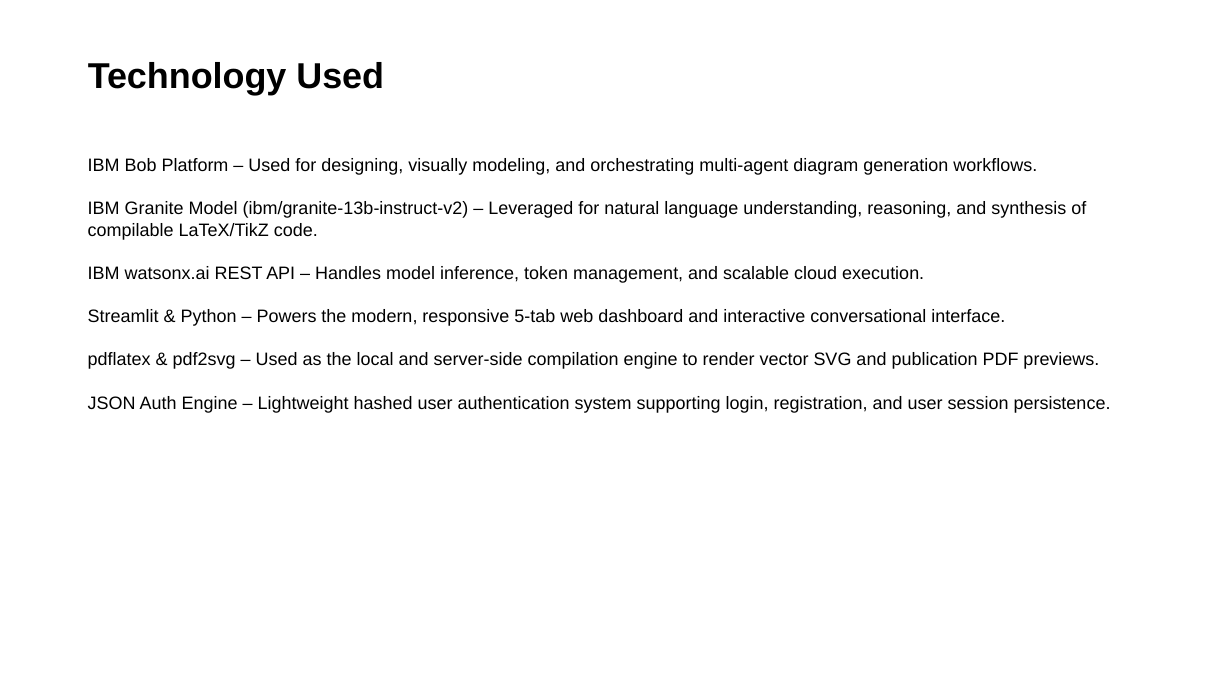
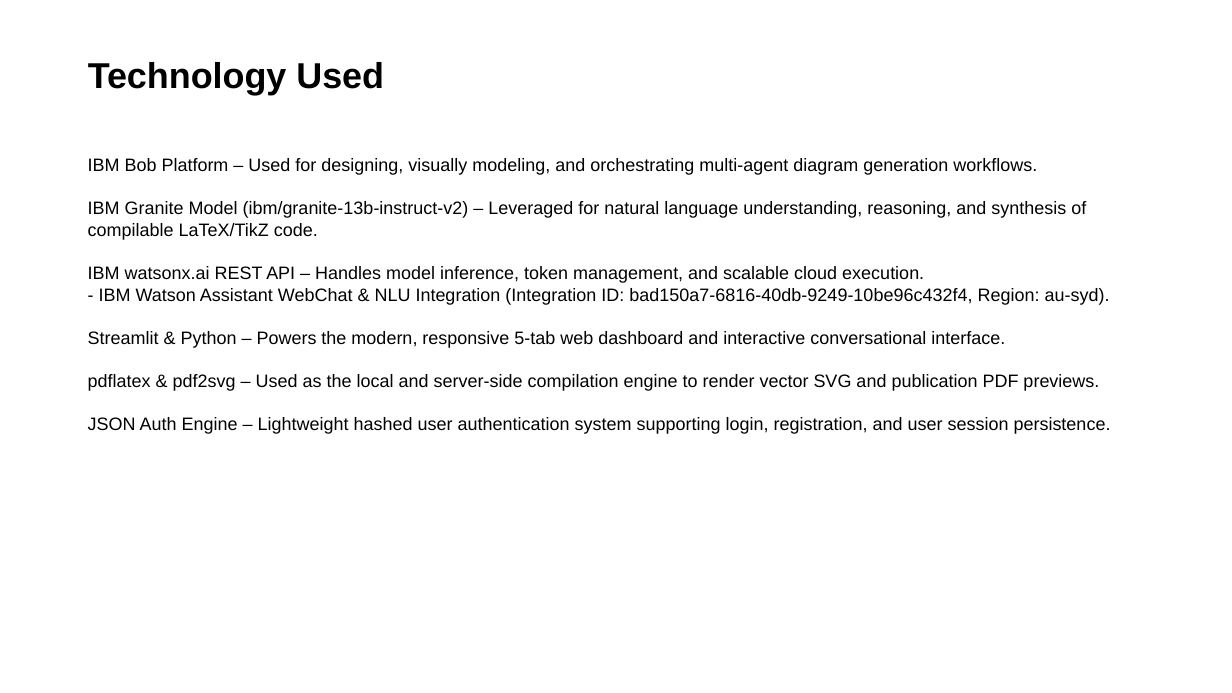
Before and after one commit to ADAPAUMA/AI-LaTeX-TikZ-Studio, a slide deck: slide 5 of ibm_pp.pptx. Drawn at 1232x693 pixels with LibreOffice and Linux fonts; fonts in the diff are those of the drawing. Boxes give left, top, right and bottom in pixels: in the first picture for what was removed or moved away, otherwise in the second. Text is boxed around its words. In the diff, an @@ line names an element or a change of style, - is before the commit and + after.

Commit message:
Update PowerPoint templates with IBM Watson Assistant Integration ID bad150a7-6816-40db-9249-10be96c432f4 and project details

```diff
--- a/ibm_pp.pptx
+++ b/ibm_pp.pptx
@@ text at bbox=[88, 266, 1110, 305]: text changed @@
-IBM watsonx.ai REST API – Handles model inference, token management, and scalable cloud execution.
+IBM watsonx.ai REST API – Handles model inference, token management, and scalable cloud execution.
+- IBM Watson Assistant WebChat & NLU Integration (Integration ID: bad150a7-6816-40db-9249-10be96c432f4, Region: au-syd).
```
Also in this commit, not shown: 2 other slides changed, 1 other file.
